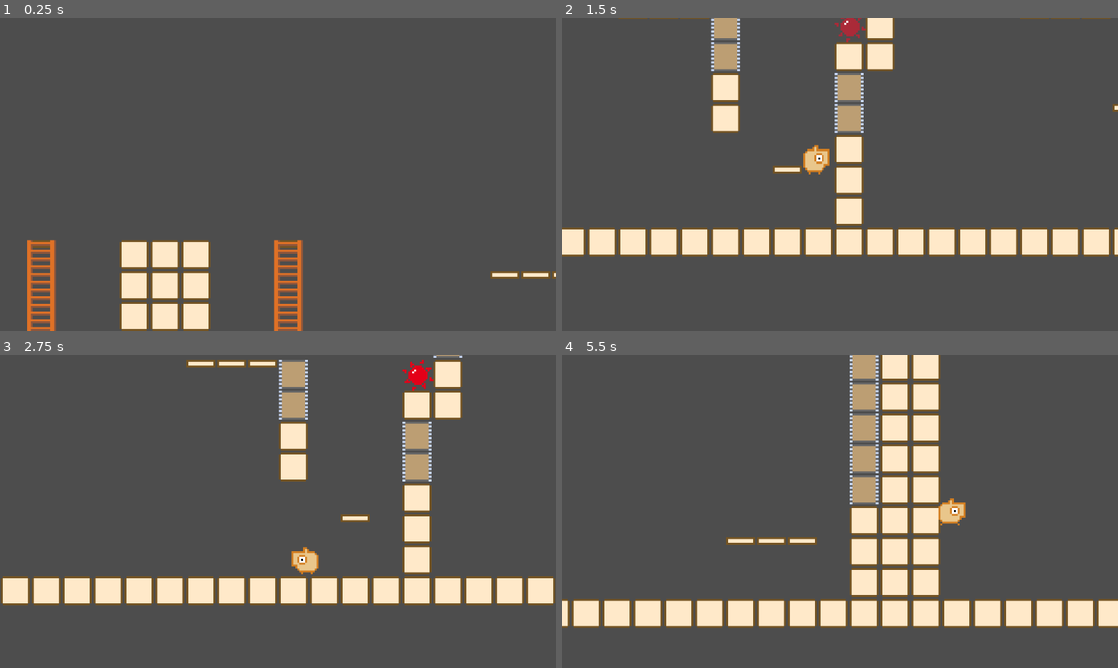
Above: before the commit, frames 1-4 (two rows, left to right).
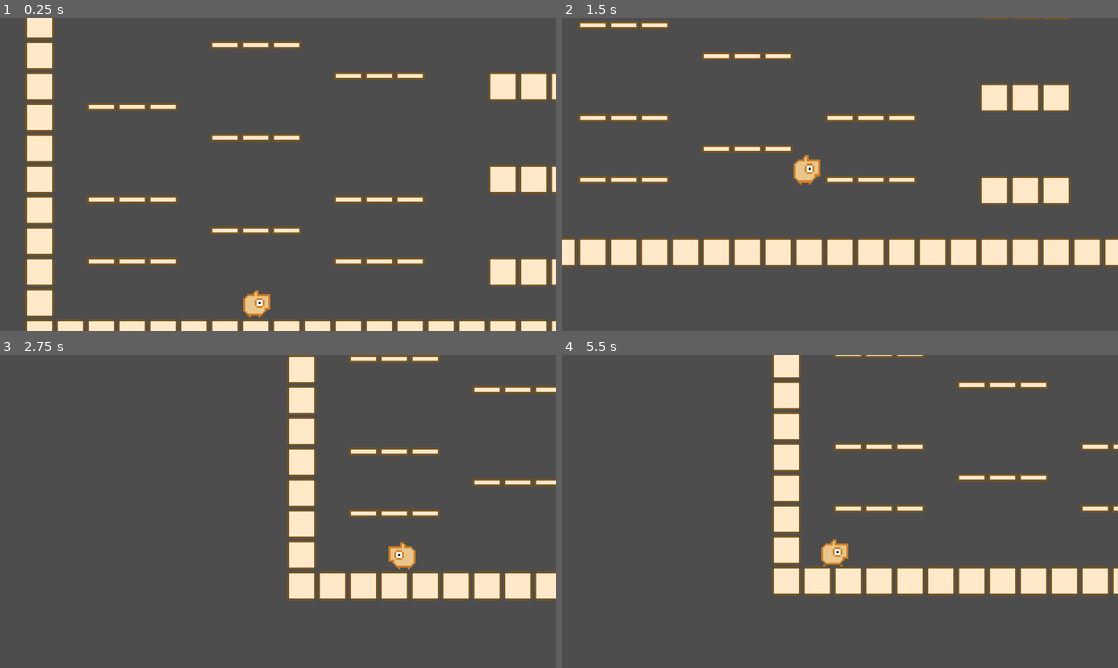
Above: after the commit, the same moments.

Repository: syun77/gd_inovania
Game: Godot game, scene res://Main.tscn
Two runs of this game, one before a commit and one after it. Both use one fixed random seed, a clock stepped at 60 frames per second and the inputs below.
Inputs (mouse positions are in pixels of both pictures, inside the frame that each line leads up to):
- Up to frame 1 (0.25 s): no input
- Up to frame 2 (1.5 s): move the mouse to (962, 158) at 0.52 s; hold Space (action) 0.53-1.28 s; hold Right (ui_right) from 0.53 s (still down); tap Up (ui_up) at 0.77 s; move the mouse to (728, 190) at 1.27 s; tap Space (action) at 1.35 s
- Up to frame 3 (2.75 s): tap Up (ui_up) at 1.52 s; move the mouse to (333, 442) at 2.02 s; release Right (ui_right) at 2.03 s; hold Left (ui_left) from 2.03 s (still down); hold Space (action) from 2.03 s (still down); tap Shift (special) at 2.1 s
- Up to frame 4 (5.5 s): move the mouse to (812, 574) at 2.77 s; release Left (ui_left) at 2.78 s; release Space (action) at 2.78 s; hold Right (ui_right) 2.78-4.28 s; tap Space (action) at 2.85, 4.55 s; tap Up (ui_up) at 3.02, 3.77, 4.52 s; move the mouse to (1006, 558) at 3.52 s; hold Space (action) 3.53-4.28 s; tap R (reset) at 4.15 s; move the mouse to (673, 464) at 4.27 s; hold Left (ui_left) 4.28-5.03 s; tap Shift (special) at 4.35 s; move the mouse to (867, 511) at 5.02 s; hold Right (ui_right) from 5.03 s (still down); hold Space (action) from 5.03 s (still down)

The runs differ from the first frame. In frame 1, 19% of the frame differs, in the area x 4-100%, y 0-100%; in frame 2, 21%; in frame 3, 17%; in frame 4, 28%, in the area x 0-100%, y 0-88%.

Commit message:
登り壁の判定不具合を修正

Diff:
--- a/gd_inovania/Main.tscn
+++ b/gd_inovania/Main.tscn
@@ -14,13 +14,13 @@
 tile_set = ExtResource("1_siuqx")
 format = 2
 layer_0/name = "BackGround"
-layer_0/tile_data = PackedInt32Array(0, 65536, 0, 1, 65536,  …(9923 unchanged characters)…  0, 589928, 655360, 0, 589939, 393216, 5)
+layer_0/tile_data = PackedInt32Array(0, 65536, 0, 1, 65536,  …(9923 unchanged characters)…  0, 589928, 655360, 0, 589939, 393216, 5, 786442, 262144, 0, 786443, 262144, 0, 786444, 262144, 0)
 
 [node name="MainLayer" type="CanvasLayer" parent="."]
 follow_viewport_enabled = true
 
 [node name="Player" parent="MainLayer" instance=ExtResource("2_cqxvx")]
-position = Vector2(4168, 800)
+position = Vector2(480, 888)
 
 [node name="ParticleLayer" type="CanvasLayer" parent="."]
 follow_viewport_enabled = true
--- a/gd_inovania/src/common/Map.gd
+++ b/gd_inovania/src/common/Map.gd
@@ -62,6 +62,14 @@
 	var grid = Vector2()
 	grid.x = world_to_grid_x(world.x, centered)
 	grid.y = world_to_grid_y(world.y, centered)
+	return grid
+## ワールド座標をグリッド座標に変換する.
+## @return Vector2i
+static func world_to_grid_vec2i(world:Vector2, centered:bool=true) -> Vector2i:
+	var grid = Vector2i()
+	# @note 小数部を四捨五入する.
+	grid.x = round(world_to_grid_x(world.x, centered))
+	grid.y = round(world_to_grid_y(world.y, centered))
 	return grid
 static func world_to_grid_x(wx:float, centered:bool) -> float:
 	var size = get_tile_size()
@@ -168,6 +176,10 @@
 static func _get_physics_layers_count() -> int:
 	return _get_tile_set().get_physics_layers_count()
 
+## Physics Layer Maskのビットフラグを取得する.
+static func _get_physics_layer_collision_mask(layer_index:int) -> int:
+	return _get_tile_set().get_physics_layer_collision_mask(layer_index)
+
 # --------------------------------------------------
 # properties.
 # --------------------------------------------------
--- a/gd_inovania/src/player/Player.gd
+++ b/gd_inovania/src/player/Player.gd
@@ -653,12 +653,10 @@
 		var n = get_wall_normal() * -1 # 法線の逆.
 		# 前方1マスを調べる.
 		var center = center_position
-		print("center:", center)
 		var pos = Vector2()
 		pos.x = center.x + (n.x * Map.get_tile_size())
 		pos.y = center.y + up_down + (dir * CLIMB_WALL_MARGIN)
-		var grid_pos = Map.world_to_grid(pos)
-		print("grid_pos:", grid_pos, " > ", Map.get_tile_collision_polygons_count(grid_pos, Map.eTileLayer.GROUND))
+		var grid_pos:Vector2i = Map.world_to_grid_vec2i(pos)
 		if Map.get_tile_collision_polygons_count(grid_pos, Map.eTileLayer.GROUND) > 0:
 			# 壁がある.
 			var type = Map.get_floor_type(pos)
Not shown: 1 places in gd_inovania/assets/tiles/tile_set.tres that only renumber resources
Not shown: 1 places in gd_inovania/src/gimmic/Ladder.tscn that only renumber resources
Not shown: 1 places in gd_inovania/src/gimmic/OnewayFloor.tscn that only renumber resources
Not shown: 1 places in gd_inovania/src/gimmic/Wall2.tscn that only renumber resources
Not shown: 1 places in gd_inovania/src/particle/ParticleBlock.tscn that only renumber resources
Not shown: 1 places in gd_inovania/src/particle/ParticleInoBlur.tscn that only renumber resources
Not shown: 1 places in gd_inovania/src/player/Player.tscn that only renumber resources
